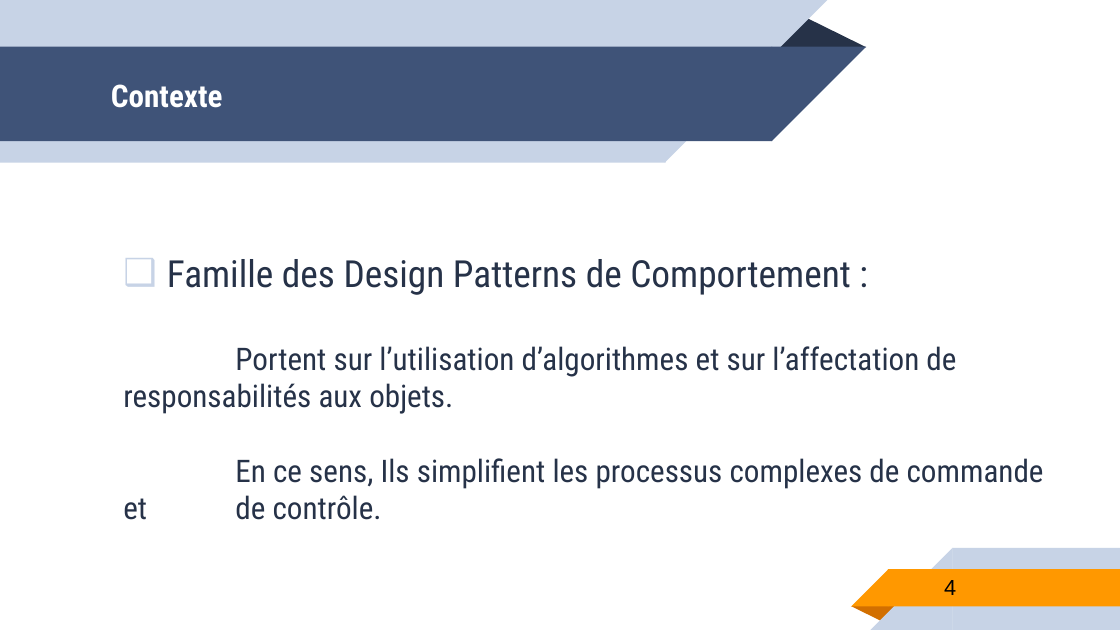
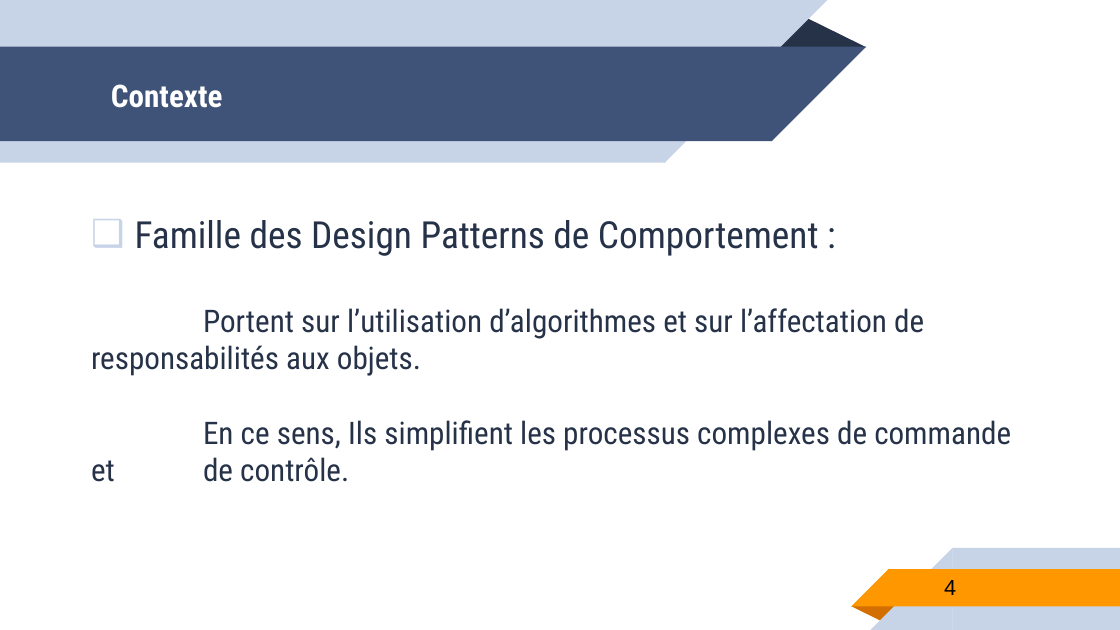
Before and after one commit to RaymondBirame/Pattern_Command, a slide deck: slide 4 of DP_Command.pptm. Drawn at 1120x630 pixels with LibreOffice and Linux fonts; fonts in the diff are those of the drawing. Boxes give left, top, right and bottom in pixels: in the first picture for what was removed or moved away, otherwise in the second. Text is boxed around its words. In the diff, an @@ line names an element or a change of style, - is before the commit and + after.

```diff
--- a/DP_Command.pptm
+++ b/DP_Command.pptm
@@ text "Famille des Design Patterns de ...": place and size @@
-text "Famille des Design Patterns de ..." at bbox=[123, 259, 1044, 520]
+text "Famille des Design Patterns de ..." at bbox=[91, 220, 1011, 482]
```
Also in this commit, not shown: 5 other slides changed.
